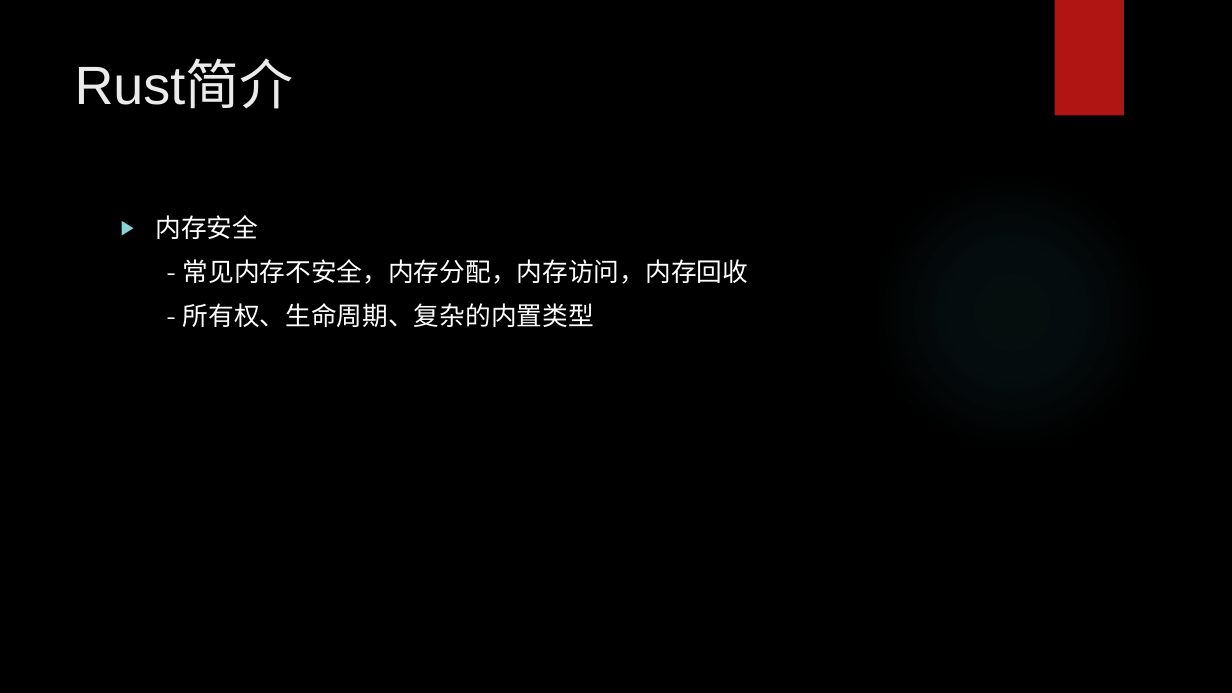
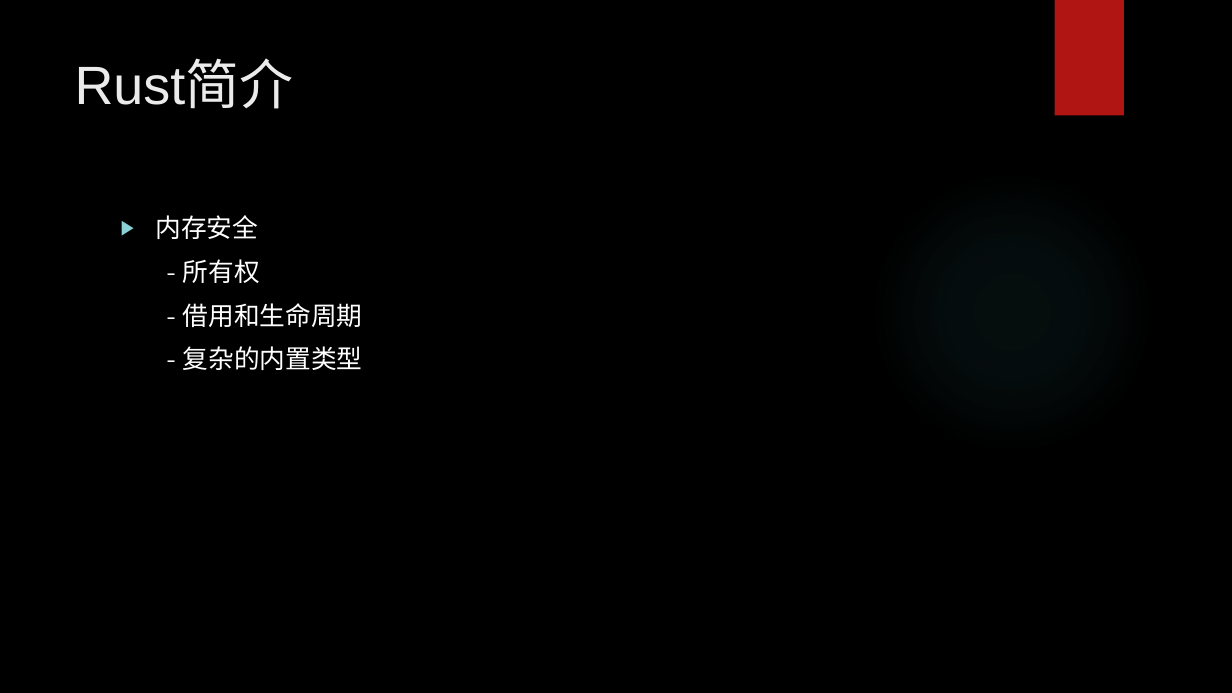
Before and after one commit to hengli-coder/rust_learning, a slide deck: slide 9 of Rust调研.pptx. Drawn at 1232x693 pixels with LibreOffice and Linux fonts; fonts in the diff are those of the drawing; background and template pictures are left out. Boxes give left, top, right and bottom in pixels: in the first picture for what was removed or moved away, otherwise in the second. Text is boxed around its words. In the diff, an @@ line names an element or a change of style, - is before the commit and + after.

Commit message:
update ppt

```diff
--- a/Rust调研.pptx
+++ b/Rust调研.pptx
@@ text at (183,259,363,370): text changed @@
-- 常见内存不安全，内存分配，内存访问，内存回收
-- 所有权、生命周期、复杂的内置类型
+- 所有权
+- 借用和生命周期
+- 复杂的内置类型
```
Also in this commit, not shown: 1 other slide changed, 1 slide added.
